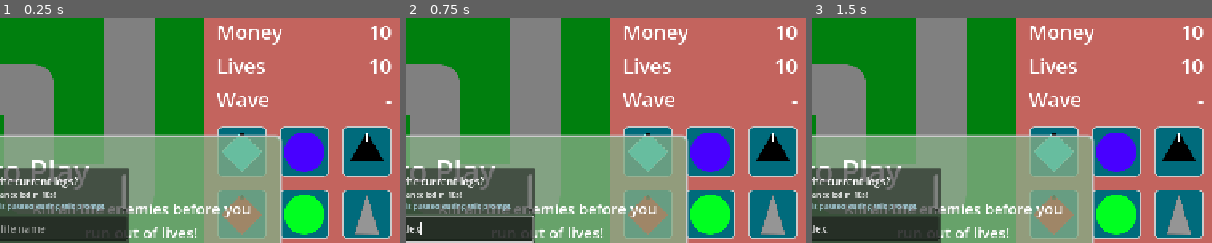
Above: before the commit, frames 1-3 (left to right).
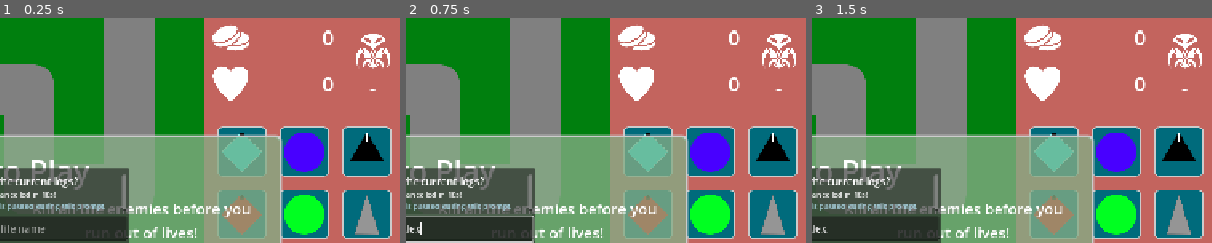
Above: after the commit, the same moments.

Repository: phrasmotica/godot-tower-defence
Game: Godot game, scene res://scenes/game.tscn
Same seed, same stepped clock (60 frames per second), same inputs: the game is played once before the commit and once after it.
Inputs (mouse positions are % of the whole screen's width and height, from its top left):
- Up to frame 1 (0.25 s): no input
- Up to frame 2 (0.75 s): click (50, 48) at 0.52 s; type "Alex" at 0.6 s
- Up to frame 3 (1.5 s): click "Confirm" at 1.25 s
The pictures show only the part of the screen within x 50-100%, y 1-51%; the shares and areas given below are measured in that part.

The runs differ from the first frame. In frame 1, 3.4% of the frame differs, in the area x 53-98%, y 3-40%; in frame 2, 3.4%; in frame 3, 3.4%.
Error in both runs: Trying to assign value of type 'Nil' to a variable of type 'Array'. (res://addons/GoLogger/Log.gd:296)

Commit message:
Add icons to score UI by improving flexibility of AmountLabel scene

Diff:
--- a/scenes/ui/amount_label.gd
+++ b/scenes/ui/amount_label.gd
@@ -1,11 +1,12 @@
 @tool
-class_name AmountLabel extends Control
+class_name AmountLabel extends HBoxContainer
 
 @export
-var text_label: Label
+var icon: Texture2D:
+	set(value):
+		icon = value
 
-@export
-var amount_label: Label
+		_refresh()
 
 @export
 var text := "":
@@ -22,15 +23,87 @@
 		_refresh()
 
 @export
+var vertical_layout := false:
+	set(value):
+		vertical_layout = value
+
+		_refresh()
+
+@export
 var default_text := "":
 	set(value):
 		default_text = value
 
 		_refresh()
 
+@onready
+var header_container: HBoxContainer = %HeaderContainer
+
+@onready
+var vertical_container: VBoxContainer = %VerticalContainer
+
+@onready
+var texture_rect: TextureRect = %TextureRect
+
+@onready
+var text_label: Label = %Text
+
+@onready
+var amount_label: Label = %Amount
+
+func _ready() -> void:
+	_refresh()
+
 func _refresh() -> void:
-	if text_label:
-		text_label.text = text
+	if vertical_layout:
+		alignment = BoxContainer.ALIGNMENT_CENTER
+
+		if vertical_container:
+			vertical_container.show()
+
+			if header_container:
+				header_container.reparent(vertical_container)
+				header_container.alignment = BoxContainer.ALIGNMENT_CENTER
+
+			if text_label:
+				text_label.horizontal_alignment = HORIZONTAL_ALIGNMENT_CENTER
+
+			if amount_label:
+				amount_label.reparent(vertical_container)
+				amount_label.horizontal_alignment = HORIZONTAL_ALIGNMENT_CENTER
+	else:
+		alignment = BoxContainer.ALIGNMENT_BEGIN
+
+		if vertical_container:
+			vertical_container.hide()
+
+		if header_container:
+			header_container.reparent(self)
+			header_container.alignment = BoxContainer.ALIGNMENT_BEGIN
+
+		if text_label:
+			text_label.horizontal_alignment = HORIZONTAL_ALIGNMENT_LEFT
+
+		if amount_label:
+			amount_label.reparent(self)
+			amount_label.horizontal_alignment = HORIZONTAL_ALIGNMENT_RIGHT
+
+	if icon:
+		if text_label:
+			text_label.hide()
+			text_label.text = ""
+
+		if texture_rect:
+			texture_rect.show()
+			texture_rect.texture = icon
+	else:
+		if texture_rect:
+			texture_rect.hide()
+			texture_rect.texture = null
+
+		if text_label:
+			text_label.show()
+			text_label.text = text
 
 	if amount_label:
 		amount_label.text = default_text if (default_text.length() > 0 and amount == 0) else str(amount)
--- a/scenes/ui/amount_label.tscn
+++ b/scenes/ui/amount_label.tscn
@@ -3,28 +3,47 @@
 [ext_resource type="Script" uid="uid://dauvu8db80uqs" path="res://scenes/ui/amount_label.gd" id="1_n4uao"]
 [ext_resource type="Theme" uid="uid://bqnr1830yqwqe" path="res://assets/themes/td_theme.tres" id="1_nsib7"]
 
-[node name="AmountLabel" type="HBoxContainer" node_paths=PackedStringArray("text_label", "amount_label")]
+[node name="AmountLabel" type="HBoxContainer"]
 custom_minimum_size = Vector2(280, 40)
 offset_right = 280.0
 offset_bottom = 60.0
 theme = ExtResource("1_nsib7")
 theme_override_constants/separation = 20
 script = ExtResource("1_n4uao")
-text_label = NodePath("Text")
-amount_label = NodePath("Amount")
 text = "Money"
-amount = 10
 
-[node name="Text" type="Label" parent="."]
+[node name="VerticalContainer" type="VBoxContainer" parent="."]
+unique_name_in_owner = true
+visible = false
+layout_mode = 2
+size_flags_horizontal = 3
+
+[node name="HeaderContainer" type="HBoxContainer" parent="."]
+unique_name_in_owner = true
+layout_mode = 2
+
+[node name="TextureRect" type="TextureRect" parent="HeaderContainer"]
+unique_name_in_owner = true
+visible = false
+custom_minimum_size = Vector2(64, 64)
+layout_mode = 2
+expand_mode = 4
+
+[node name="Text" type="Label" parent="HeaderContainer"]
+unique_name_in_owner = true
 layout_mode = 2
 size_flags_horizontal = 3
 size_flags_vertical = 1
 theme_override_font_sizes/font_size = 32
 text = "Money"
+vertical_alignment = 1
 
 [node name="Amount" type="Label" parent="."]
+unique_name_in_owner = true
 layout_mode = 2
+size_flags_horizontal = 3
 size_flags_vertical = 1
 theme_override_font_sizes/font_size = 32
-text = "10"
+text = "0"
 horizontal_alignment = 2
+vertical_alignment = 1
--- a/scenes/ui/game_ui/game_ui.tscn
+++ b/scenes/ui/game_ui/game_ui.tscn
@@ -73,9 +73,10 @@
 animation_player = NodePath("../AnimationPlayer")
 
 [node name="ScoreUI" parent="." instance=ExtResource("2_la3np")]
-offset_bottom = 160.0
+layout_mode = 0
 
 [node name="CreateTowerUI" parent="." instance=ExtResource("4_3pagb")]
+layout_mode = 0
 offset_top = 160.0
 offset_bottom = 720.0
 
--- a/scenes/ui/score_ui.tscn
+++ b/scenes/ui/score_ui.tscn
@@ -1,49 +1,56 @@
-[gd_scene load_steps=4 format=3 uid="uid://6y0ndmyl14yj"]
+[gd_scene load_steps=7 format=3 uid="uid://6y0ndmyl14yj"]
 
 [ext_resource type="Script" uid="uid://cwu1h5vgvn0pa" path="res://scenes/ui/score_ui.gd" id="1_tukbq"]
 [ext_resource type="Theme" uid="uid://bqnr1830yqwqe" path="res://assets/themes/td_theme.tres" id="2_27d4k"]
 [ext_resource type="PackedScene" uid="uid://diwd7nkeshej7" path="res://scenes/ui/amount_label.tscn" id="3_3bjug"]
+[ext_resource type="Texture2D" uid="uid://dwss1bls3bl18" path="res://assets/sprites/two-coins.png" id="4_mrvhk"]
+[ext_resource type="Texture2D" uid="uid://dun8itp66olx0" path="res://assets/sprites/hearts.png" id="5_xllah"]
+[ext_resource type="Texture2D" uid="uid://qxe5204xcxf3" path="res://assets/sprites/alien-bug.png" id="6_stxc5"]
 
-[node name="ScoreUI" type="Control" node_paths=PackedStringArray("money_label", "lives_label", "wave_label")]
-layout_mode = 3
-anchors_preset = 0
-offset_right = 320.0
-offset_bottom = 180.0
-script = ExtResource("1_tukbq")
-money_label = NodePath("PanelContainer/MarginContainer/VBoxContainer/MoneyLabel")
-lives_label = NodePath("PanelContainer/MarginContainer/VBoxContainer/LivesLabel")
-wave_label = NodePath("PanelContainer/MarginContainer/VBoxContainer/WaveLabel")
-
-[node name="PanelContainer" type="PanelContainer" parent="."]
-layout_mode = 0
+[node name="ScoreUI" type="PanelContainer" node_paths=PackedStringArray("money_label", "lives_label", "wave_label")]
 offset_right = 320.0
 offset_bottom = 160.0
 theme = ExtResource("2_27d4k")
 theme_type_variation = &"FlatPanelContainer"
+script = ExtResource("1_tukbq")
+money_label = NodePath("MarginContainer/HBoxContainer/VBoxContainer/MoneyLabel")
+lives_label = NodePath("MarginContainer/HBoxContainer/VBoxContainer/LivesLabel")
+wave_label = NodePath("MarginContainer/HBoxContainer/WaveLabel")
 
-[node name="MarginContainer" type="MarginContainer" parent="PanelContainer"]
+[node name="MarginContainer" type="MarginContainer" parent="."]
 layout_mode = 2
 theme = ExtResource("2_27d4k")
-theme_override_constants/margin_left = 20
+theme_override_constants/margin_left = 10
 theme_override_constants/margin_top = 5
-theme_override_constants/margin_right = 20
+theme_override_constants/margin_right = 10
 
-[node name="VBoxContainer" type="VBoxContainer" parent="PanelContainer/MarginContainer"]
+[node name="HBoxContainer" type="HBoxContainer" parent="MarginContainer"]
+layout_mode = 2
+theme_override_constants/separation = 22
+
+[node name="VBoxContainer" type="VBoxContainer" parent="MarginContainer/HBoxContainer"]
+custom_minimum_size = Vector2(198, 0)
 layout_mode = 2
 theme_override_constants/separation = 10
 
-[node name="MoneyLabel" parent="PanelContainer/MarginContainer/VBoxContainer" instance=ExtResource("3_3bjug")]
+[node name="MoneyLabel" parent="MarginContainer/HBoxContainer/VBoxContainer" instance=ExtResource("3_3bjug")]
 custom_minimum_size = Vector2(0, 0)
 layout_mode = 2
+icon = ExtResource("4_mrvhk")
 
-[node name="LivesLabel" parent="PanelContainer/MarginContainer/VBoxContainer" instance=ExtResource("3_3bjug")]
+[node name="LivesLabel" parent="MarginContainer/HBoxContainer/VBoxContainer" instance=ExtResource("3_3bjug")]
 custom_minimum_size = Vector2(0, 0)
 layout_mode = 2
+icon = ExtResource("5_xllah")
 text = "Lives"
 
-[node name="WaveLabel" parent="PanelContainer/MarginContainer/VBoxContainer" instance=ExtResource("3_3bjug")]
+[node name="WaveLabel" parent="MarginContainer/HBoxContainer" instance=ExtResource("3_3bjug")]
 custom_minimum_size = Vector2(0, 0)
 layout_mode = 2
+size_flags_horizontal = 3
+size_flags_vertical = 4
+alignment = 1
+icon = ExtResource("6_stxc5")
 text = "Wave"
-amount = 0
+vertical_layout = true
 default_text = "-"
Binary file added: assets/sprites/alien-bug.png
Not shown, added: assets/sprites/alien-bug.png.import
Binary file added: assets/sprites/hearts.png
Not shown, added: assets/sprites/hearts.png.import
Binary file added: assets/sprites/two-coins.png
Not shown, added: assets/sprites/two-coins.png.import
